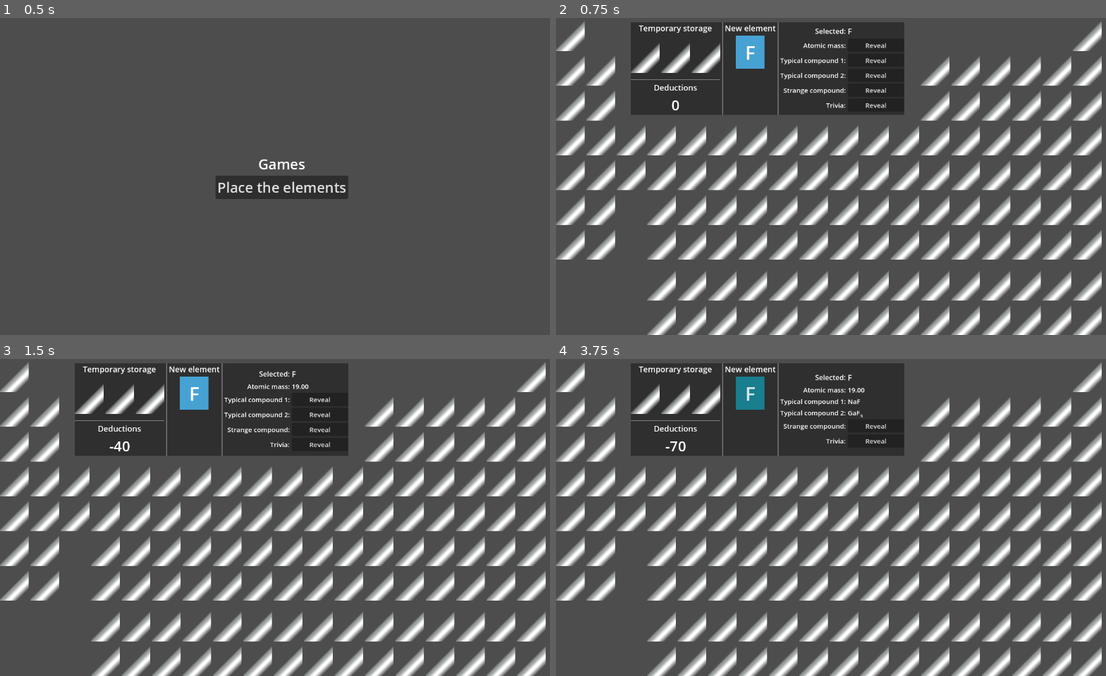
Above: before the commit, frames 1-4 (two rows, left to right).
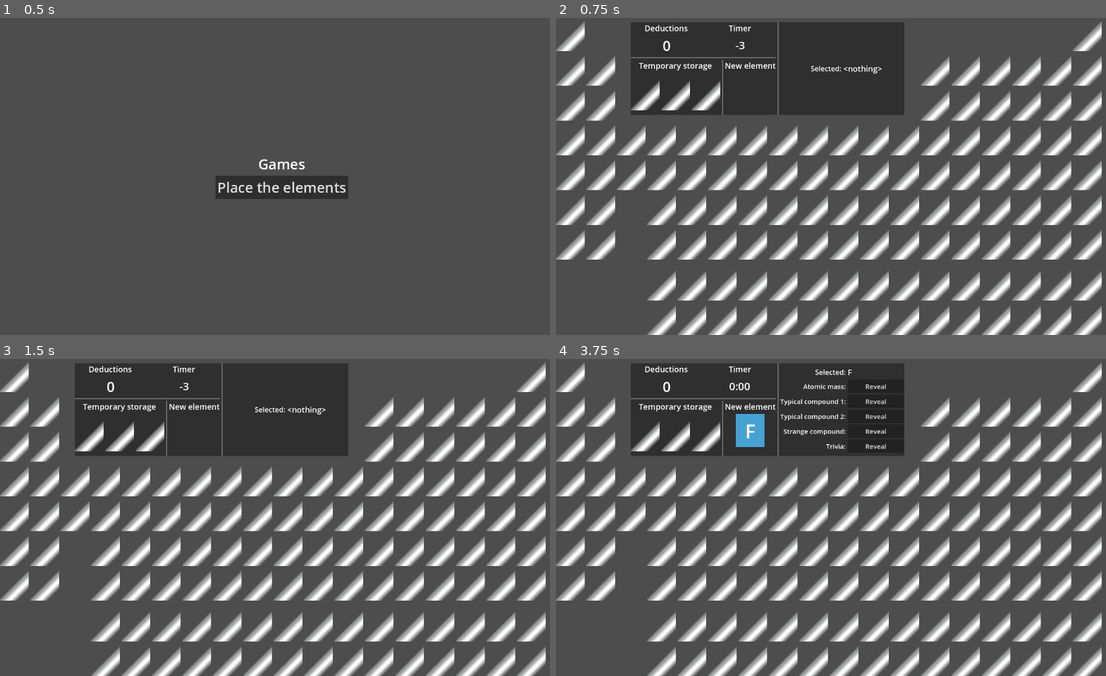
Above: after the commit, the same moments.

Repository: nicemicro/periodic-quiz
Game: Godot game, scene res://main_window.tscn
Same seed, same stepped clock (60 frames per second), same inputs: the game is played once before the commit and once after it.
Inputs (mouse positions are in pixels of both pictures, inside the frame that each line leads up to):
- Up to frame 1 (0.5 s): no input
- Up to frame 2 (0.75 s): click "Place the elements" at 0.5 s
- Up to frame 3 (1.5 s): click (319, 387) at 1.25 s, where only the run before the commit has a clickable "Reveal"
- Up to frame 4 (3.75 s): click (875, 400) at 2 s, where only the run before the commit has a clickable "Reveal"; click (875, 412) at 2.75 s, where only the run before the commit has a clickable "Reveal"; tap Enter at 3.5 s; move the mouse to (748, 393) at 3.52 s; click (748, 393) at 3.67 s

Frame 1 is identical in both runs. In frame 2, 3.0% of the frame differs, in the area x 13-60%, y 1-30%; in frame 3, 3.0%; in frame 4, 3.9%.

Commit message:
Timer and time bonus added

Diff:
--- a/src/p_table/all_elements.tscn
+++ b/src/p_table/all_elements.tscn
@@ -22,11 +22,9 @@
 _typicalCompound2 = "NH[sub]3[/sub]"
 _weirdCompound = "NaH"
 _trivia = "Lightest atom"
-_difficulty = 1
 
 [node name="He" parent="." instance=ExtResource("1_rggk7")]
 layout_mode = 2
-_difficulty = 1
 
 [node name="Li" parent="." instance=ExtResource("1_rggk7")]
 layout_mode = 2
@@ -66,7 +64,6 @@
 _typicalCompound2 = "H[sub]2[/sub]CO[sub]3[/sub]"
 _weirdCompound = "HCN"
 _trivia = "Diamond"
-_difficulty = 1
 
 [node name="N" parent="." instance=ExtResource("1_rggk7")]
 layout_mode = 2
@@ -76,7 +73,6 @@
 _typicalCompound2 = "N[sub]2[/sub]O[sub]3[/sub]"
 _weirdCompound = "Ca[sub]3[/sub]N[sub]2[/sub]"
 _trivia = "Extremely strong triple bond"
-_difficulty = 1
 
 [node name="O" parent="." instance=ExtResource("1_rggk7")]
 layout_mode = 2
@@ -86,7 +82,6 @@
 _typicalCompound2 = "H[sub]2[/sub]O"
 _weirdCompound = "Li[sub]2[/sub]O[sub]2[/sub]"
 _trivia = "2nd highest electronegativity"
-_difficulty = 1
 
 [node name="F" parent="." instance=ExtResource("1_rggk7")]
 layout_mode = 2
@@ -96,7 +91,6 @@
 _typicalCompound2 = "GaF[sub]3[/sub]"
 _weirdCompound = "K[sub]3[/sub]AlF[sub]6[/sub]"
 _trivia = "Highest electronegativity"
-_difficulty = 1
 
 [node name="Ne" parent="." instance=ExtResource("1_rggk7")]
 layout_mode = 2
@@ -105,7 +99,6 @@
 _typicalCompound1 = "Ne"
 _weirdCompound = "NeH[sup]+[/sup]"
 _trivia = "No neutral compounds at RT"
-_difficulty = 1
 
 [node name="Na" parent="." instance=ExtResource("1_rggk7")]
 layout_mode = 2
@@ -115,4 +108,3 @@
 _typicalCompound2 = "Na[sub]2[/sub]O"
 _weirdCompound = "BNaO[sub]2[/sub]"
 _trivia = "Abundant as Na[sup]+[/sup] ion"
-_difficulty = 1
--- a/src/p_table/match_game.gd
+++ b/src/p_table/match_game.gd
@@ -5,12 +5,15 @@
 @onready var allElements = $AllElements
 @onready var storagePoints = %StoragePoints
 @onready var deductionLabel = %Deduction
+@onready var timeLabel = %TimePassed
 @onready var gameBlocker = $Blocker
 @onready var hintBox = $GamePanel/Columns/HintBox
+@onready var gameStarter: Timer = $GameStarter
 var activeStorage: CenterContainer = null
 var deduction: int = 0
 var hintsRevealed: int = 0
 var moved: int = 0
+var elementsAdded: int = 0
 var hintPenalties: Dictionary = {
 	"Atomic mass": -40,
 	"Typical compound 1": -15,
@@ -19,8 +22,14 @@
 	"Trivia": -5
 }
 var selectedElement: Container = null
+var startTime: float
 
 func _ready():
+	startTime = Time.get_unix_time_from_system() + gameStarter.time_left
+	timeLabel.text = str(-int(gameStarter.time_left))
+
+func startGame():
+	startTime = Time.get_unix_time_from_system()
 	addElement()
 	for storage in storagePoints.get_children():
 		storage.activate.connect(storageActivated.bind(storage))
@@ -31,6 +40,7 @@
 	var elementNode: Control = allElements.giveRandomElement()
 	if elementNode == null:
 		return
+	elementsAdded += 1
 	selectedElement = elementNode
 	hintBox.elementSelected(elementNode)
 	elementNode.dropped.connect(elementDropped.bind(elementNode))
@@ -93,9 +103,27 @@
 
 func finishGame():
 	var matchedElements: int = pTable.checkElements()
-	var score = matchedElements * 100 + deduction
+	var timePassed: float = Time.get_unix_time_from_system() - startTime + 0.3
+	var timeBonus: int = round(
+		10000 / sqrt(timePassed) * (float(matchedElements) / float(elementsAdded))
+	)
+	var score = matchedElements * 100 + deduction + timeBonus
 	gameBlocker.show()
+	%TimeKeeper.stop()
 	%Score.text = str(score)
 	%Matches.text = str(matchedElements)# + " (" + str(matchedElements * 100) + ")"
+	%TimeBonus.text = str(timeBonus)
 	%Moves.text = str(moved)
 	%Hints.text = str(hintsRevealed)
+
+func _on_time_keeper_timeout():
+	var timePassed: float = Time.get_unix_time_from_system() - startTime + 0.3
+	var timeString: String
+	if timePassed < 0:
+		timeString = str(int(timePassed-0.5))
+	else:
+		timeString = (
+			"%d" % (int(timePassed) / 60) + ":" +
+			"%02d" % (int(timePassed) % 60)
+		)
+	timeLabel.text = timeString
--- a/src/p_table/match_game.tscn
+++ b/src/p_table/match_game.tscn
@@ -19,6 +19,11 @@
 size_flags_vertical = 3
 theme = ExtResource("1_axefy")
 script = ExtResource("1_hmqyt")
+
+[node name="GameStarter" type="Timer" parent="."]
+wait_time = 3.0
+one_shot = true
+autostart = true
 
 [node name="AllElements" parent="." instance=ExtResource("2_02f2v")]
 visible = false
@@ -51,61 +56,98 @@
 [node name="Columns" type="HBoxContainer" parent="GamePanel"]
 layout_mode = 2
 
-[node name="Storage" type="VBoxContainer" parent="GamePanel/Columns"]
-layout_mode = 2
-size_flags_stretch_ratio = 1.86
-
-[node name="Label" type="Label" parent="GamePanel/Columns/Storage"]
-layout_mode = 2
-text = "Temporary storage"
-horizontal_alignment = 1
-
-[node name="StoragePoints" type="HBoxContainer" parent="GamePanel/Columns/Storage"]
-unique_name_in_owner = true
-layout_mode = 2
-size_flags_vertical = 3
-
-[node name="ElementStore1" parent="GamePanel/Columns/Storage/StoragePoints" instance=ExtResource("2_y80xu")]
-layout_mode = 2
-
-[node name="ElementStore2" parent="GamePanel/Columns/Storage/StoragePoints" instance=ExtResource("2_y80xu")]
-layout_mode = 2
-
-[node name="ElementStore3" parent="GamePanel/Columns/Storage/StoragePoints" instance=ExtResource("2_y80xu")]
-layout_mode = 2
-
-[node name="ColorRect" type="ColorRect" parent="GamePanel/Columns/Storage"]
-custom_minimum_size = Vector2(0, 2)
-layout_mode = 2
-color = Color(0.482353, 0.482353, 0.482353, 1)
-
-[node name="DeductionText" type="Label" parent="GamePanel/Columns/Storage"]
+[node name="Rows" type="VBoxContainer" parent="GamePanel/Columns"]
+layout_mode = 2
+
+[node name="ScoreCos" type="HBoxContainer" parent="GamePanel/Columns/Rows"]
+layout_mode = 2
+
+[node name="Deductions" type="VBoxContainer" parent="GamePanel/Columns/Rows/ScoreCos"]
+layout_mode = 2
+size_flags_horizontal = 3
+
+[node name="DeductionText" type="Label" parent="GamePanel/Columns/Rows/ScoreCos/Deductions"]
 layout_mode = 2
 size_flags_vertical = 8
 text = "Deductions"
 horizontal_alignment = 1
 
-[node name="Deduction" type="Label" parent="GamePanel/Columns/Storage"]
-unique_name_in_owner = true
-layout_mode = 2
+[node name="Deduction" type="Label" parent="GamePanel/Columns/Rows/ScoreCos/Deductions"]
+unique_name_in_owner = true
+layout_mode = 2
+size_flags_vertical = 6
 theme_override_font_sizes/font_size = 32
 text = "0"
 horizontal_alignment = 1
 
-[node name="ColorRect" type="ColorRect" parent="GamePanel/Columns"]
+[node name="Timer" type="VBoxContainer" parent="GamePanel/Columns/Rows/ScoreCos"]
+layout_mode = 2
+size_flags_horizontal = 3
+
+[node name="TimerText" type="Label" parent="GamePanel/Columns/Rows/ScoreCos/Timer"]
+layout_mode = 2
+size_flags_vertical = 8
+text = "Timer"
+horizontal_alignment = 1
+
+[node name="TimePassed" type="Label" parent="GamePanel/Columns/Rows/ScoreCos/Timer"]
+unique_name_in_owner = true
+layout_mode = 2
+size_flags_vertical = 6
+theme_override_font_sizes/font_size = 24
+text = "0:00"
+horizontal_alignment = 1
+
+[node name="TimeKeeper" type="Timer" parent="GamePanel/Columns/Rows/ScoreCos/Timer"]
+unique_name_in_owner = true
+autostart = true
+
+[node name="ColorRect" type="ColorRect" parent="GamePanel/Columns/Rows"]
+custom_minimum_size = Vector2(0, 2)
+layout_mode = 2
+color = Color(0.482353, 0.482353, 0.482353, 1)
+
+[node name="ElementCols" type="HBoxContainer" parent="GamePanel/Columns/Rows"]
+layout_mode = 2
+size_flags_vertical = 3
+
+[node name="Storage" type="VBoxContainer" parent="GamePanel/Columns/Rows/ElementCols"]
+layout_mode = 2
+size_flags_stretch_ratio = 1.86
+
+[node name="Label" type="Label" parent="GamePanel/Columns/Rows/ElementCols/Storage"]
+layout_mode = 2
+text = "Temporary storage"
+horizontal_alignment = 1
+
+[node name="StoragePoints" type="HBoxContainer" parent="GamePanel/Columns/Rows/ElementCols/Storage"]
+unique_name_in_owner = true
+layout_mode = 2
+size_flags_vertical = 3
+
+[node name="ElementStore1" parent="GamePanel/Columns/Rows/ElementCols/Storage/StoragePoints" instance=ExtResource("2_y80xu")]
+layout_mode = 2
+
+[node name="ElementStore2" parent="GamePanel/Columns/Rows/ElementCols/Storage/StoragePoints" instance=ExtResource("2_y80xu")]
+layout_mode = 2
+
+[node name="ElementStore3" parent="GamePanel/Columns/Rows/ElementCols/Storage/StoragePoints" instance=ExtResource("2_y80xu")]
+layout_mode = 2
+
+[node name="ColorRect" type="ColorRect" parent="GamePanel/Columns/Rows/ElementCols"]
 custom_minimum_size = Vector2(2, 0)
 layout_mode = 2
 color = Color(0.482353, 0.482353, 0.482353, 1)
 
-[node name="Spawn" type="VBoxContainer" parent="GamePanel/Columns"]
-layout_mode = 2
-
-[node name="Label" type="Label" parent="GamePanel/Columns/Spawn"]
+[node name="Spawn" type="VBoxContainer" parent="GamePanel/Columns/Rows/ElementCols"]
+layout_mode = 2
+
+[node name="Label" type="Label" parent="GamePanel/Columns/Rows/ElementCols/Spawn"]
 layout_mode = 2
 text = "New element"
 horizontal_alignment = 1
 
-[node name="NewElementPlace" type="CenterContainer" parent="GamePanel/Columns/Spawn"]
+[node name="NewElementPlace" type="CenterContainer" parent="GamePanel/Columns/Rows/ElementCols/Spawn"]
 unique_name_in_owner = true
 layout_mode = 2
 
@@ -168,6 +210,11 @@
 text = "Matches:"
 horizontal_alignment = 2
 
+[node name="TimeBonus" type="Label" parent="Blocker/ResultBox/HeaderFooter/Columns/Left"]
+layout_mode = 2
+text = "Time bonus:"
+horizontal_alignment = 2
+
 [node name="MovesText" type="Label" parent="Blocker/ResultBox/HeaderFooter/Columns/Left"]
 layout_mode = 2
 text = "Moved elements:"
@@ -187,6 +234,11 @@
 layout_mode = 2
 text = "0"
 
+[node name="TimeBonus" type="Label" parent="Blocker/ResultBox/HeaderFooter/Columns/Right"]
+unique_name_in_owner = true
+layout_mode = 2
+text = "0"
+
 [node name="Moves" type="Label" parent="Blocker/ResultBox/HeaderFooter/Columns/Right"]
 unique_name_in_owner = true
 layout_mode = 2
@@ -197,4 +249,6 @@
 layout_mode = 2
 text = "0"
 
+[connection signal="timeout" from="GameStarter" to="." method="startGame"]
+[connection signal="timeout" from="GamePanel/Columns/Rows/ScoreCos/Timer/TimeKeeper" to="." method="_on_time_keeper_timeout"]
 [connection signal="hintOpened" from="GamePanel/Columns/HintBox" to="." method="_on_hint_box_hint_opened"]
